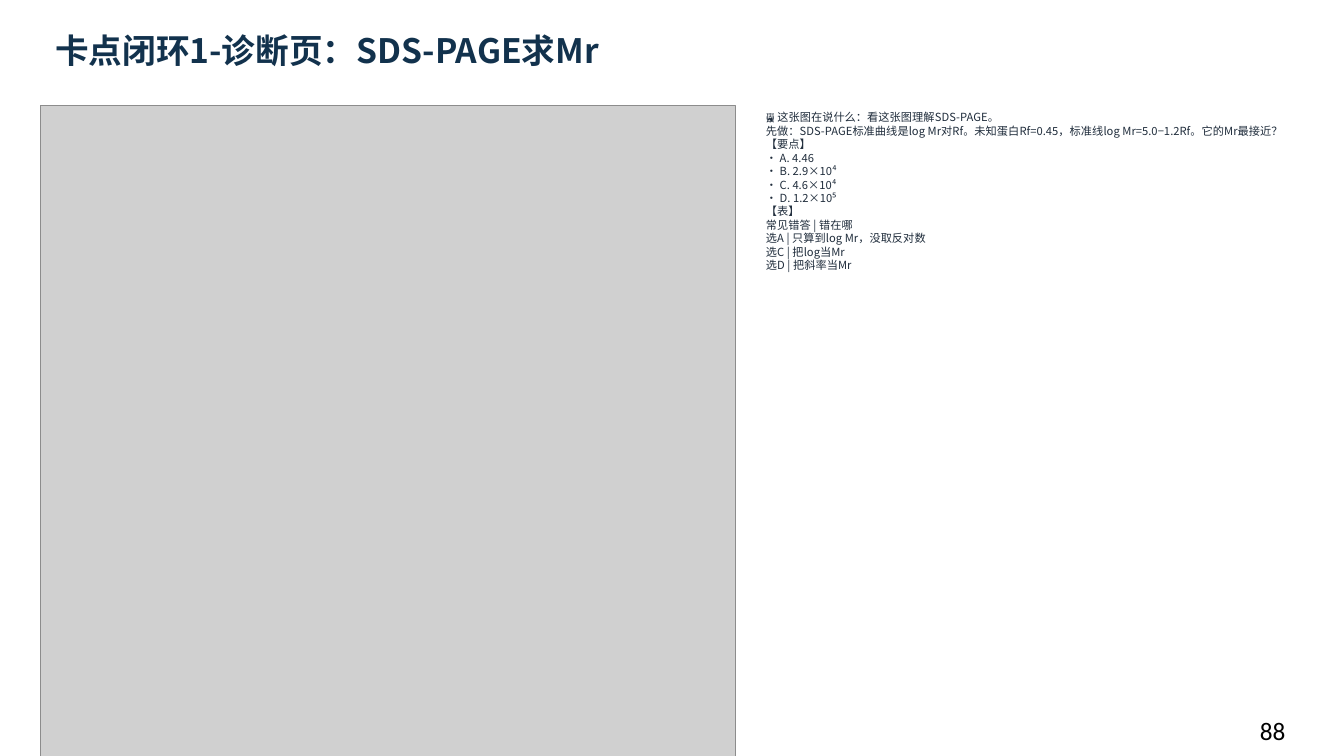
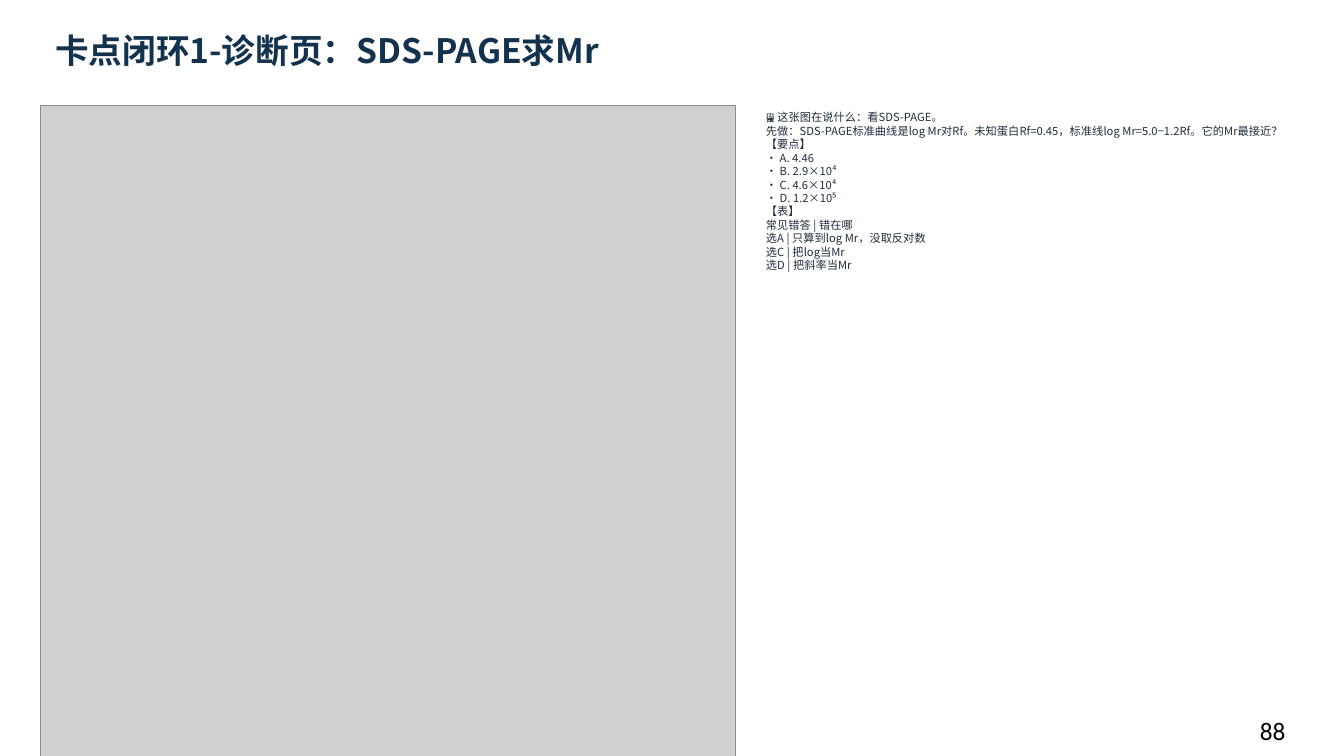
Before and after one commit to newkan-li/Biochemistry, a slide deck: slide 88 of downloads/bc05-ai-style.pptx. Drawn at 1344x756 pixels with LibreOffice and Linux fonts; fonts in the diff are those of the drawing; grey boxes stand for pictures. Boxes give left, top, right and bottom in pixels: in the first picture for what was removed or moved away, otherwise in the second. Text is boxed around its words. In the diff, an @@ line names an element or a change of style, - is before the commit and + after.

```diff
--- a/downloads/bc05-ai-style.pptx
+++ b/downloads/bc05-ai-style.pptx
@@ text at (x1=766, y1=111, x2=1282, y2=270): text changed @@
-🖼 这张图在说什么：看这张图理解SDS-PAGE。
-先做：SDS-PAGE标准曲线是log Mr对Rf。未知蛋白Rf=0.45，标准线log Mr=5.0−1.2Rf。它的Mr最接近？
-【要点】
-• A. 4.46
-• B. 2.9×10⁴
-• C. 4.6×10⁴
-• D. 1.2×10⁵
-【表】
-常见错答 | 错在哪
-选A | 只算到log Mr，没取反对数
-选C | 把log当Mr
-选D | 把斜率当Mr
+🖼 这张图在说什么：看SDS-PAGE。
+先做：SDS-PAGE标准曲线是log Mr对Rf。未知蛋白Rf=0.45，标准线log Mr=5.0−1.2Rf。它的Mr最接近？
+【要点】
+• A. 4.46
+• B. 2.9×10⁴
+• C. 4.6×10⁴
+• D. 1.2×10⁵
+【表】
+常见错答 | 错在哪
+选A | 只算到log Mr，没取反对数
+选C | 把log当Mr
+选D | 把斜率当Mr
```
Also in this commit, not shown: 28 other slides changed, 21 other files.
